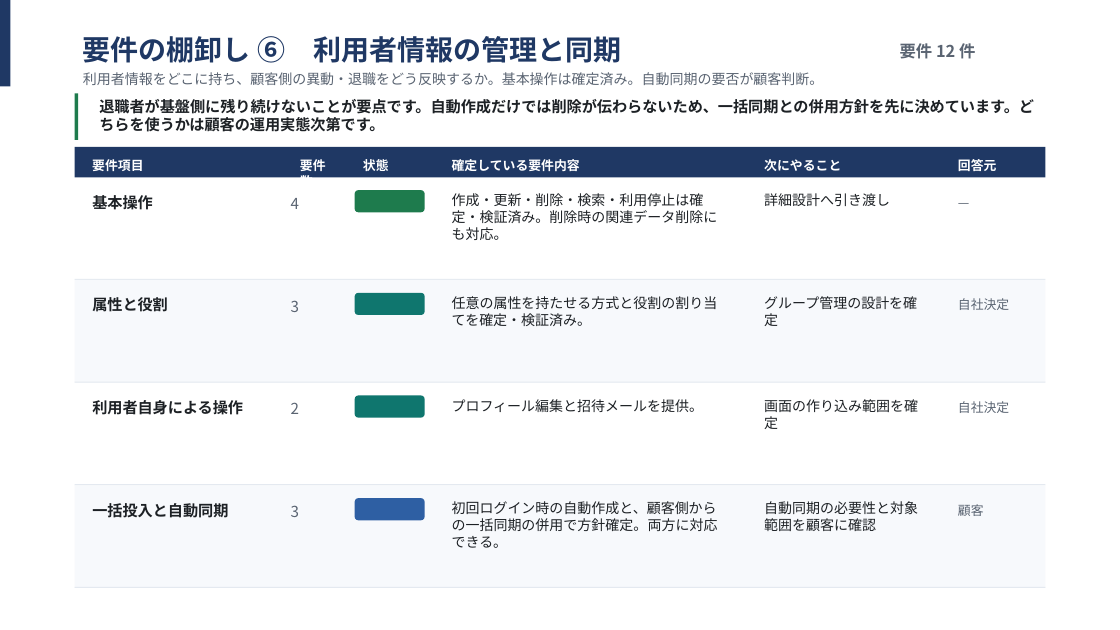
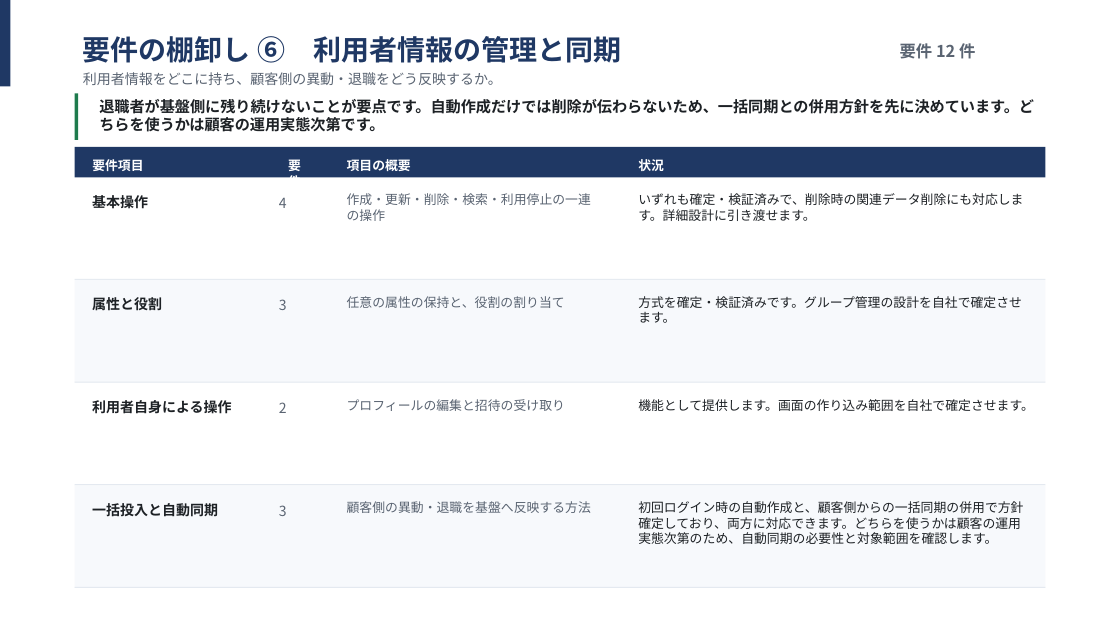
Before and after one commit to suepie/aws-atuh-poc, a slide deck: slide 13 of doc/powerpoint/要件定義.pptx. Drawn at 1120x630 pixels with LibreOffice and Linux fonts; fonts in the diff are those of the drawing. Boxes give left, top, right and bottom in pixels: in the first picture for what was removed or moved away, otherwise in the second. Text is boxed around its words. In the diff, an @@ line names an element or a change of style, - is before the commit and + after.

```diff
--- a/doc/powerpoint/要件定義.pptx
+++ b/doc/powerpoint/要件定義.pptx
@@ text at bbox=[83, 72, 502, 85]: text changed @@
-利用者情報をどこに持ち、顧客側の異動・退職をどう反映するか。基本操作は確定済み。自動同期の要否が顧客判断。
+利用者情報をどこに持ち、顧客側の異動・退職をどう反映するか。
@@ text "要件数" rewrapped from bbox=[300, 159, 326, 178] to bbox=[288, 157, 301, 178] @@
@@ text added at bbox=[347, 159, 411, 171], 11 pt, text #FFFFFF, bold @@
+項目の概要
@@ text removed at bbox=[363, 159, 389, 171] @@
-状態
@@ text removed at bbox=[452, 159, 580, 171] @@
-確定している要件内容
@@ text added at bbox=[638, 159, 664, 171], 11 pt, text #FFFFFF, bold @@
+状況
@@ text removed at bbox=[764, 159, 841, 171] @@
-次にやること
@@ text removed at bbox=[958, 159, 997, 171] @@
-回答元
@@ text "4": place and size @@
-text "4" at bbox=[291, 198, 299, 209]
+text "4" at bbox=[279, 198, 287, 208]
@@ text at bbox=[347, 193, 591, 221]: text changed; size 12 to 11 pt; text colour #1D2125 to #5A6472 @@
-作成・更新・削除・検索・利用停止は確定・検証済み。削除時の関連データ削除にも対応。
+作成・更新・削除・検索・利用停止の一連の操作
@@ rounded rectangle removed at bbox=[355, 190, 424, 212] @@
-確定
@@ text added at bbox=[638, 193, 1023, 221], 11 pt, text #1D2125 @@
+いずれも確定・検証済みで、削除時の関連データ削除にも対応します。詳細設計に引き渡せます。
@@ text removed at bbox=[764, 193, 890, 206] @@
-詳細設計へ引き渡し
@@ text removed at bbox=[950, 190, 1037, 255] @@
-—
@@ size 13 to 12 pt in 8 elements at bbox=[279, 198, 287, 208], bbox=[279, 299, 287, 310], bbox=[279, 402, 287, 413], bbox=[279, 505, 287, 516], bbox=[92, 195, 148, 208], bbox=[92, 503, 218, 517], bbox=[92, 400, 231, 414], bbox=[92, 297, 162, 310] @@
@@ text "3": place and size @@
-text "3" at bbox=[291, 300, 299, 312]
+text "3" at bbox=[279, 299, 287, 310]
@@ text at bbox=[347, 296, 565, 308]: text changed; size 12 to 11 pt; text colour #1D2125 to #5A6472 @@
-任意の属性を持たせる方式と役割の割り当てを確定・検証済み。
+任意の属性の保持と、役割の割り当て
@@ rounded rectangle removed at bbox=[355, 293, 424, 315] @@
-方向性
@@ text at bbox=[638, 296, 1022, 323]: text changed; size 12 to 11 pt @@
-グループ管理の設計を確定
+方式を確定・検証済みです。グループ管理の設計を自社で確定させます。
@@ text removed at bbox=[958, 298, 1009, 310] @@
-自社決定
@@ text "2": place and size @@
-text "2" at bbox=[291, 402, 299, 414]
+text "2" at bbox=[279, 402, 287, 413]
@@ text at bbox=[347, 399, 565, 411]: text changed; size 12 to 11 pt; text colour #1D2125 to #5A6472 @@
-プロフィール編集と招待メールを提供。
+プロフィールの編集と招待の受け取り
@@ rounded rectangle removed at bbox=[355, 396, 424, 418] @@
-方向性
@@ text at bbox=[638, 399, 1034, 411]: text changed; size 12 to 11 pt @@
-画面の作り込み範囲を確定
+機能として提供します。画面の作り込み範囲を自社で確定させます。
@@ text removed at bbox=[958, 401, 1009, 413] @@
-自社決定
@@ text "3": place and size @@
-text "3" at bbox=[291, 505, 299, 517]
+text "3" at bbox=[279, 505, 287, 516]
@@ text added at bbox=[347, 501, 591, 513], 11 pt, text #5A6472 @@
+顧客側の異動・退職を基盤へ反映する方法
@@ rounded rectangle removed at bbox=[355, 498, 424, 520] @@
-外部待ち
@@ text at bbox=[638, 501, 1023, 544]: text changed; size 12 to 11 pt @@
-初回ログイン時の自動作成と、顧客側からの一括同期の併用で方針確定。両方に対応できる。
+初回ログイン時の自動作成と、顧客側からの一括同期の併用で方針確定しており、両方に対応できます。どちらを使うかは顧客の運用実態次第のため、自動同期の必要性と対象範囲を確認します。
@@ text removed at bbox=[764, 501, 918, 531] @@
-自動同期の必要性と対象範囲を顧客に確認
@@ text removed at bbox=[958, 504, 984, 516] @@
-顧客
```
Also in this commit, not shown: 13 other slides changed.
